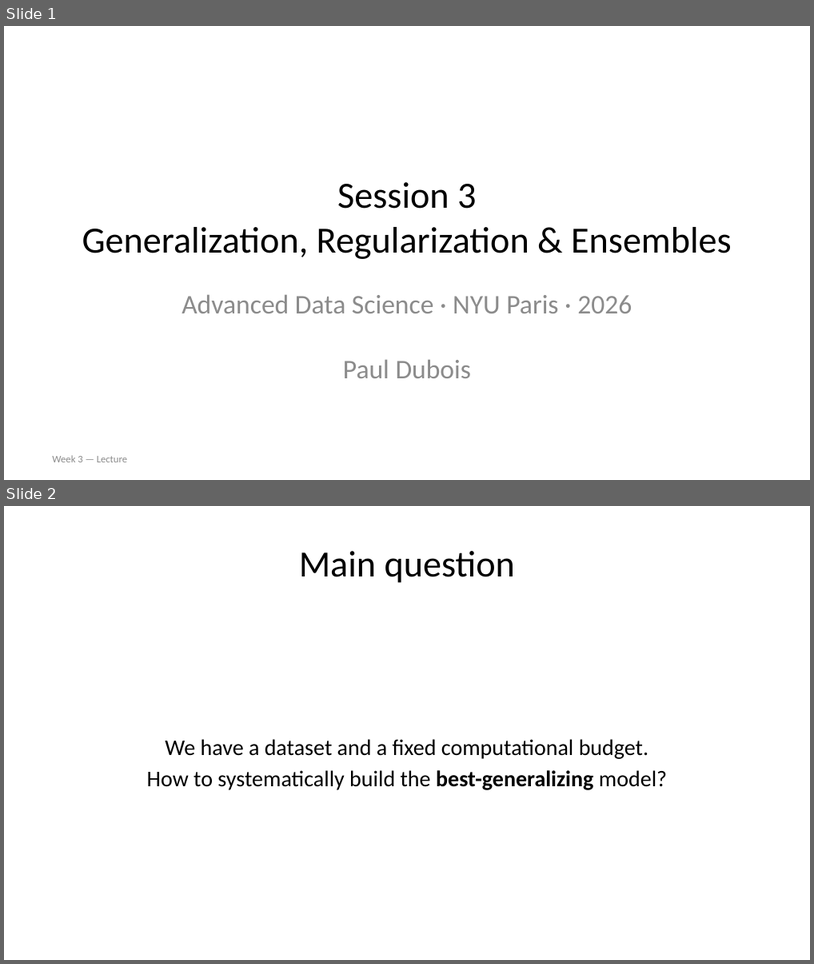
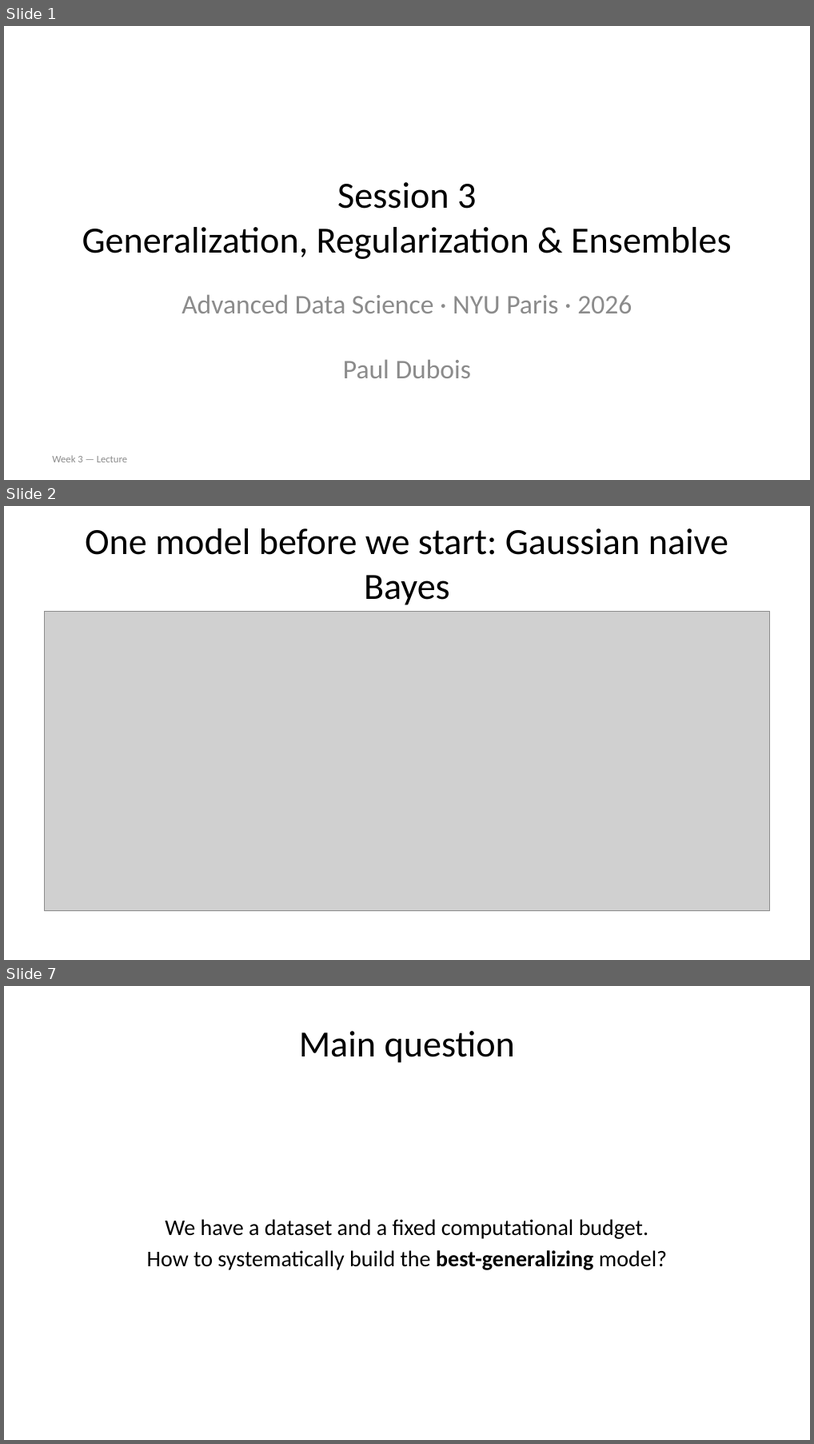
Before and after one commit to pauldubois98/AdcancedTopicsDataScience2026, a slide deck: Course03/slides.pptx. Shown one above the other, each under a label of ours: slides 1 and 2 before the commit, slides 1, 2 and 7 after it; the slides between them are not shown. The pictures are 814x964 and 814x1444 pixels, drawn with LibreOffice and Linux fonts; fonts in the diff are those of the drawing; grey boxes stand for pictures. Boxes give left, top, right and bottom in pixels: in the first picture for what was removed or moved away, otherwise in the second. Text is boxed around its words. In the diff, an @@ line names an element or a change of style, - is before the commit and + after.

Commit message:
Added small Gaussian naive Bayes section

```diff
--- a/Course03/slides.pptx
+++ b/Course03/slides.pptx
@@ slide 2 added at [4,506,810,960], background #FFFFFF @@
@@ title added at [85,528,729,605], 33 pt, text #000000 @@
+One model before we start: Gaussian naive Bayes
@@ picture added at [44,612,770,911] @@
@@ what was slide 2 is now slide 7 @@
```
Also in this commit, not shown: 4 other slides added, 1 other file.
